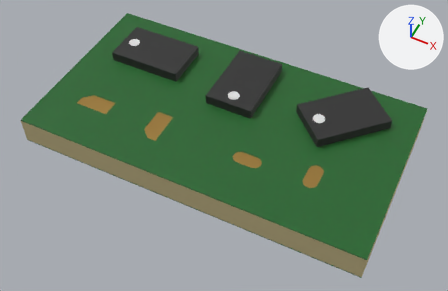
The glTF model spec/samples/hand-written/primitive-xform/primitive-xform.glb: old version first, new version second.
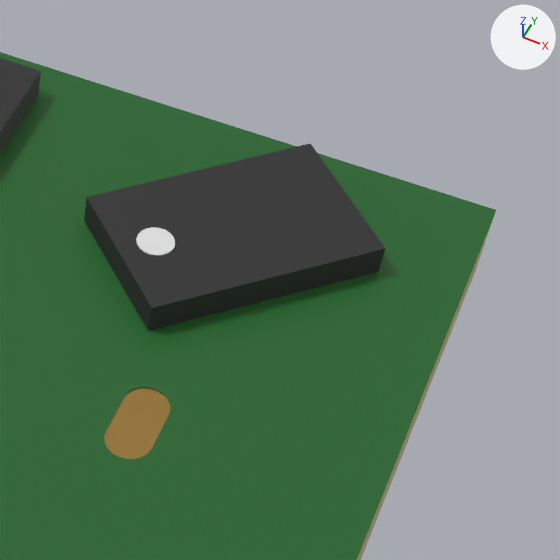
Old and new are each drawn whole from a camera (50 mm lens) standing at (0.02088, -0.01648, 0.02562) and looking at (0.01038, 0.00452, -0.00064) and again close up on the part from 60% to 100% of the width and 14% to 76% of the height. The lights are fixed; the arrows at upper right show +X, +Y and +Z. The last two pictures show the newer version. Where no turn or scale is listed for an object, it has been applied to the vertices.

In view in the first close-up: 'U2', 'U3', 'layer/@core', 'layer/@soldermask-top', 'layer/TOP'.
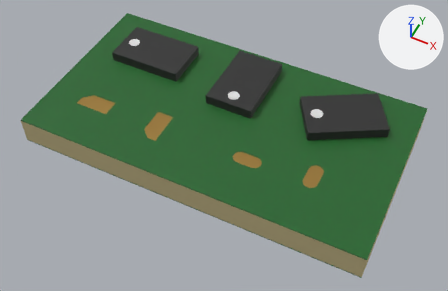
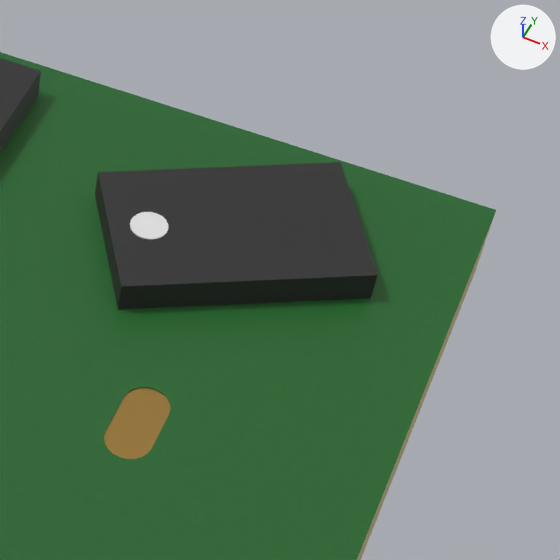
Where the change shows, as pixel boxes (x1, y1, x2, y2) in the close-ups (560 x 560 px):
'U3', turned: before (84, 144, 385, 331); after (95, 162, 377, 309)

The change in detail:
Object 'U3' (ob_u3) turns from (0, 0, 45) to (0, 0, 30) degrees about x, y and z.
